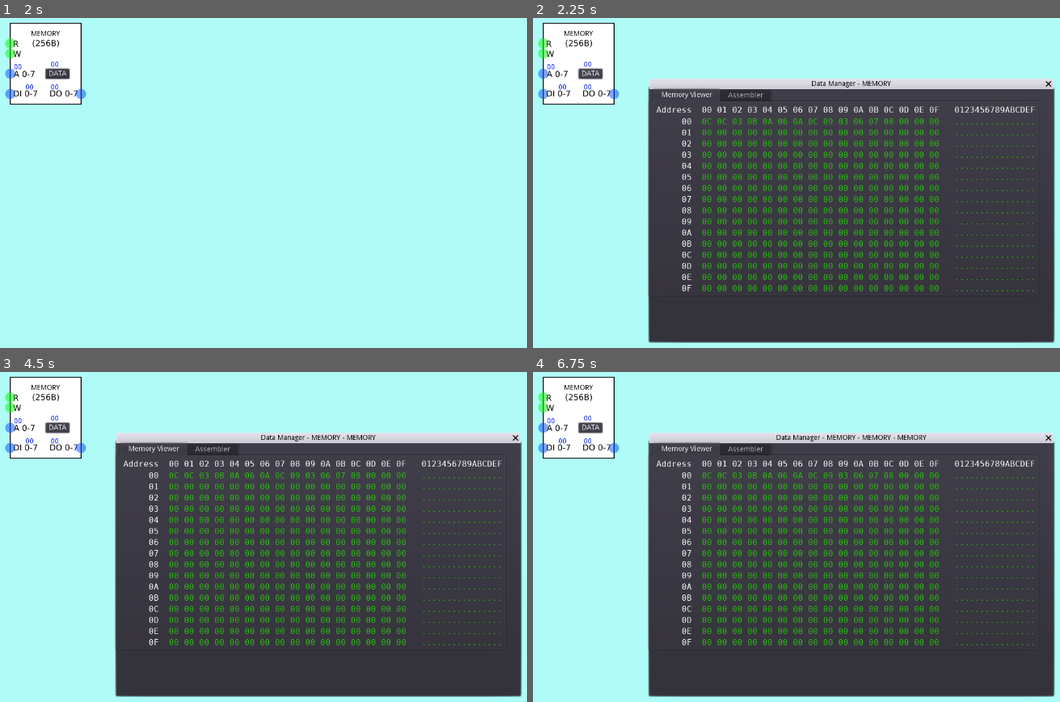
Above: before the commit, frames 1-4 (two rows, left to right).
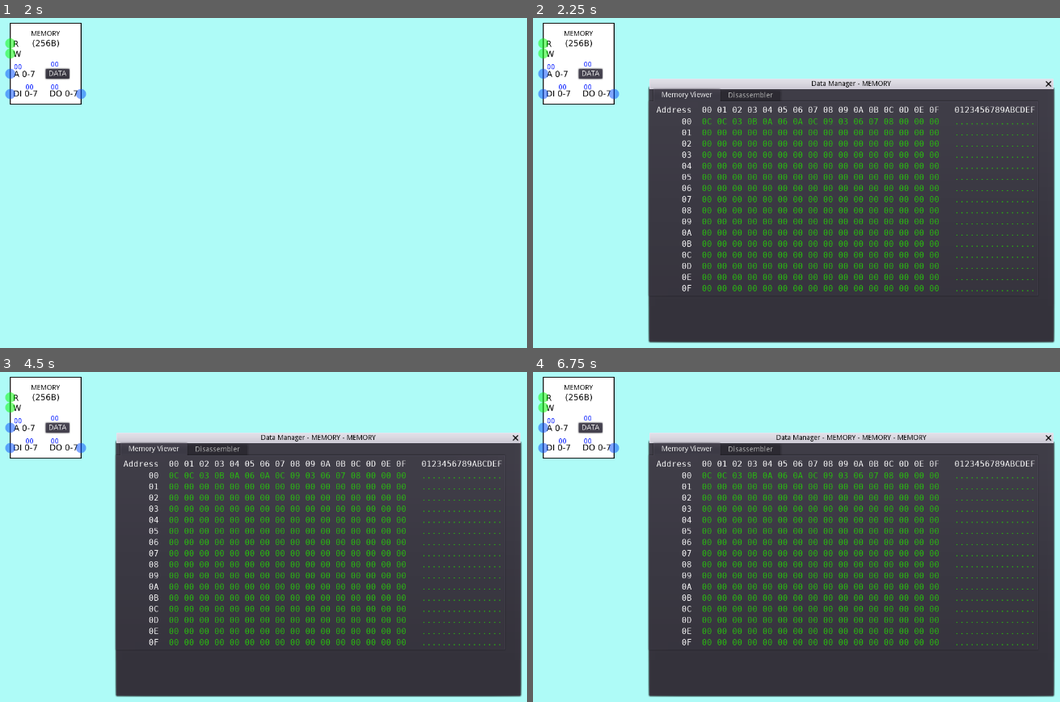
Above: after the commit, the same moments.

Repository: andrew-wilkes/digital-logic
Game: Godot game, scene res://parts/blocks/Memory.tscn
Same seed, same stepped clock (60 frames per second), same inputs: the game is played once before the commit and once after it. This scene is started directly instead of the project's main scene.
Inputs:
- Up to frame 1 (2 s): click "MEMORY" at 0.5 s; click "OK" at 1.25 s
- Up to frame 2 (2.25 s): click "DATA" at 2 s
- Up to frame 3 (4.5 s): click "MEMORY" at 2.75 s; click "OK" at 3.5 s; click "DATA" at 4.25 s
- Up to frame 4 (6.75 s): click "MEMORY" at 5 s; click "OK" at 5.75 s; click "DATA" at 6.5 s

Frame 1 is identical in both runs. In frame 2, less than 0.1% of the frame differs, in the area x 36-46%, y 22-25%; in frame 3, less than 0.1%; in frame 4, less than 0.1%.

Commit message:
Refactor assembler to disassembler

Diff:
--- a/game/panels/DataManager.tscn
+++ b/game/panels/DataManager.tscn
@@ -2,7 +2,7 @@
 
 [ext_resource path="res://panels/DataManager.gd" type="Script" id=1]
 [ext_resource path="res://panels/MemoryViewer.tscn" type="PackedScene" id=2]
-[ext_resource path="res://panels/Assembler.tscn" type="PackedScene" id=3]
+[ext_resource path="res://panels/Disassembler.tscn" type="PackedScene" id=3]
 
 [node name="DataManager" type="WindowDialog"]
 anchor_right = 1.0
@@ -30,7 +30,7 @@
 margin_right = -4.0
 margin_bottom = -4.0
 
-[node name="Assembler" parent="Tabs" instance=ExtResource( 3 )]
+[node name="Disassembler" parent="Tabs" instance=ExtResource( 3 )]
 visible = false
 margin_left = 4.0
 margin_top = 32.0
--- a/game/panels/DataSrcLabel.gd
+++ b/game/panels/DataSrcLabel.gd
@@ -1,9 +1,10 @@
 extends Label
 
 signal clicked(line_number)
-signal value_changed(line_number, value)
+signal value_changed(id, value)
 
 var line_number = 0
+var id = 0
 var value = 0
 var editable = true
 
@@ -21,6 +22,7 @@
 		if value < 0:
 			value = 256 - value
 		text = "%02X" % value
+		emit_signal("value_changed", id, value)
 	else:
 		$InvalidNumber.popup_centered()
 
--- a/game/panels/Assembler.gd
+++ b/game/panels/Disassembler.gd
@@ -1,21 +1,21 @@
 extends Control
 
 var testing = false
-var lines
+var locs
 var src = ""
 
 func _ready():
-	lines = $VBox/SC/V
-	var line = lines.get_child(0)
+	locs = $VBox/SC/LOCS # Memory location info (hex value + if there is: line of code)
+	var loc_line = locs.get_child(0)
 	var new_line
 	for n in 256:
 		if n == 0:
-			new_line = line
+			new_line = loc_line
 		else:
-			new_line = line.duplicate()
-			lines.add_child(new_line)
-		new_line.get_child(0).text = "%02X" % n
-		new_line.get_child(1).set_meta("id", n)
+			new_line = loc_line.duplicate()
+			locs.add_child(new_line)
+		new_line.get_node("ADDR").text = "%02X" % n
+		new_line.get_node("SRC").id = n
 	if get_parent().name == "root":
 		start(true)
 	else:
--- a/game/panels/Assembler.tscn
+++ b/game/panels/Disassembler.tscn
@@ -1,9 +1,9 @@
 [gd_scene load_steps=3 format=2]
 
-[ext_resource path="res://panels/Assembler.gd" type="Script" id=1]
+[ext_resource path="res://panels/Disassembler.gd" type="Script" id=1]
 [ext_resource path="res://panels/DataSrcLabel.tscn" type="PackedScene" id=2]
 
-[node name="Assembler" type="MarginContainer"]
+[node name="Disassembler" type="MarginContainer"]
 anchor_right = 1.0
 anchor_bottom = 1.0
 size_flags_horizontal = 3
@@ -39,25 +39,25 @@
 rect_min_size = Vector2( 0, 200 )
 scroll_horizontal_enabled = false
 
-[node name="V" type="VBoxContainer" parent="VBox/SC"]
+[node name="LOCS" type="VBoxContainer" parent="VBox/SC"]
 margin_right = 1280.0
 margin_bottom = 200.0
 size_flags_horizontal = 3
 size_flags_vertical = 3
 custom_constants/separation = 0
 
-[node name="H" type="HBoxContainer" parent="VBox/SC/V"]
+[node name="H" type="HBoxContainer" parent="VBox/SC/LOCS"]
 margin_right = 1280.0
 margin_bottom = 14.0
 
-[node name="A" type="Label" parent="VBox/SC/V/H"]
+[node name="ADDR" type="Label" parent="VBox/SC/LOCS/H"]
 margin_right = 32.0
 margin_bottom = 14.0
 rect_min_size = Vector2( 32, 0 )
 text = "01"
 align = 2
 
-[node name="S" parent="VBox/SC/V/H" instance=ExtResource( 2 )]
+[node name="SRC" parent="VBox/SC/LOCS/H" instance=ExtResource( 2 )]
 anchor_right = 0.0
 anchor_bottom = 0.0
 margin_left = 36.0
